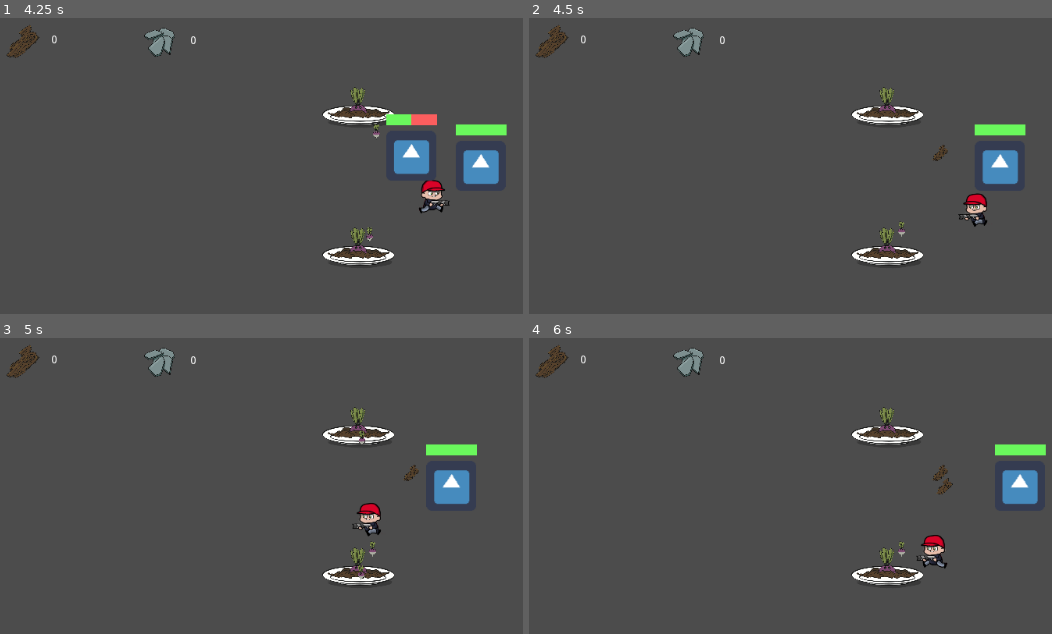
Above: before the commit, frames 1-4 (two rows, left to right).
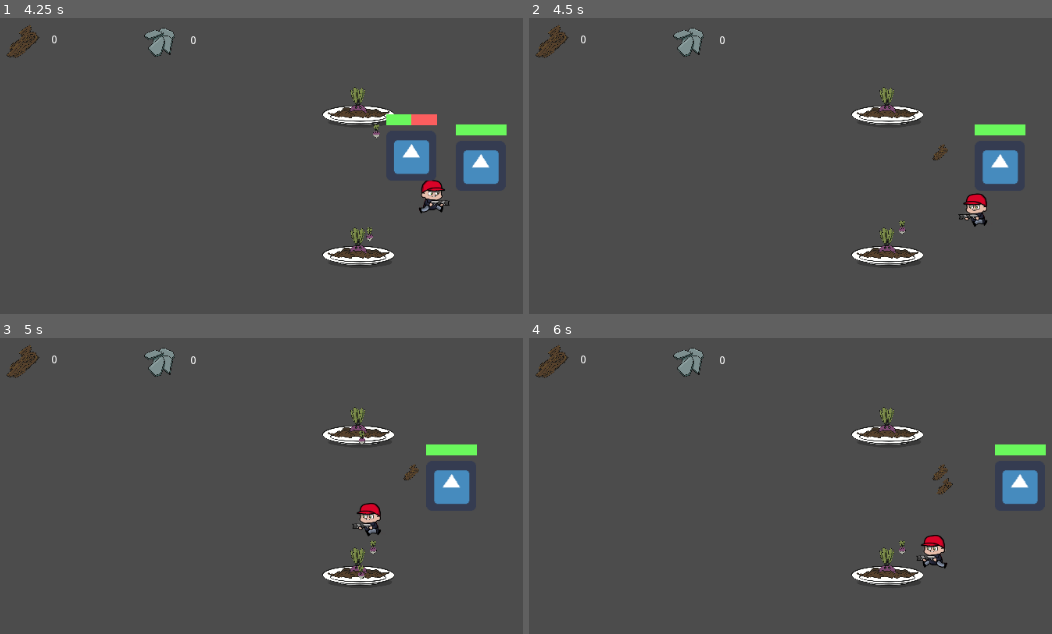
Above: after the commit, the same moments.

Repository: 1501-Intro-To-Game-Design/1501-final-project-2022-the-team-that-is-going-to-kill-thanos
Game: Godot game, scene res://Scenes/LevelScenes/Level.tscn
The game is run twice, just before and just after one commit, with the same random seed, the same clock (stepped at 60 frames per second) and the same inputs. The engine's default icon, where the game draws it, is replaced by a stand-in: a white triangle on a blue panel in a dark square.
Inputs (mouse positions are in pixels of both pictures, inside the frame that each line leads up to):
- Up to frame 1 (4.25 s): tap Enter at 0.5 s; move the mouse to (355, 260) at 0.52 s; click (355, 260) at 0.67 s; move the mouse to (355, 290) at 1.27 s; click (355, 290) at 1.42 s; move the mouse to (355, 118) at 2.02 s; click (355, 118) at 2.17 s; move the mouse to (355, 148) at 2.77 s; click (355, 148) at 2.92 s; move the mouse to (outside the picture) at 3.52 s; click (outside the picture) at 3.67 s
- Up to frame 2 (4.5 s): move the mouse to (659, 166) at 4.27 s; click (659, 166) at 4.42 s
- Up to frame 3 (5 s): no input
- Up to frame 4 (6 s): move the mouse to (942, 557) at 5.02 s; click (942, 557) at 5.17 s; move the mouse to (780, 438) at 5.77 s; click (780, 438) at 5.92 s

Frame 1 is identical in both runs. In frame 2, less than 0.1% of the frame differs, in the area x 70-80%, y 43-74%; in frame 3, less than 0.1%; in frame 4, less than 0.1%.
Error in both runs: Invalid get index 'global_position' (on base: 'previously freed instance'). (res://Scripts/Projectile.gd:15)

Commit message:
Changed Hitboxes

Diff:
--- a/Garden Guardians/Scenes/EnemyScenes/Enemy1.tscn
+++ b/Garden Guardians/Scenes/EnemyScenes/Enemy1.tscn
@@ -9,3 +9,6 @@
 attackSpeed = 1
 
 [node name="Area2D" parent="." index="3" groups=["Enemies"]]
+
+[node name="Area2DShape" parent="Area2D" index="0"]
+position = Vector2( 0.5, -0.5 )
--- a/Garden Guardians/Scenes/Morsels/Morsel1.tscn
+++ b/Garden Guardians/Scenes/Morsels/Morsel1.tscn
@@ -15,3 +15,6 @@
 position = Vector2( -4.76837e-07, 3 )
 scale = Vector2( 0.0800781, 0.0766602 )
 texture = ExtResource( 2 )
+
+[node name="Area2DShape" parent="Area2D" index="0"]
+position = Vector2( 0.5, -0.5 )
